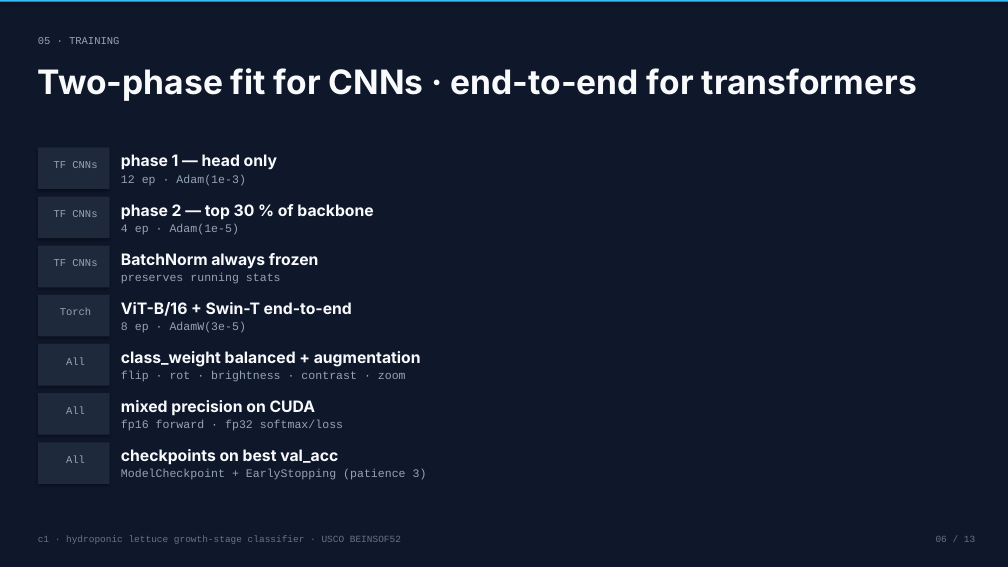
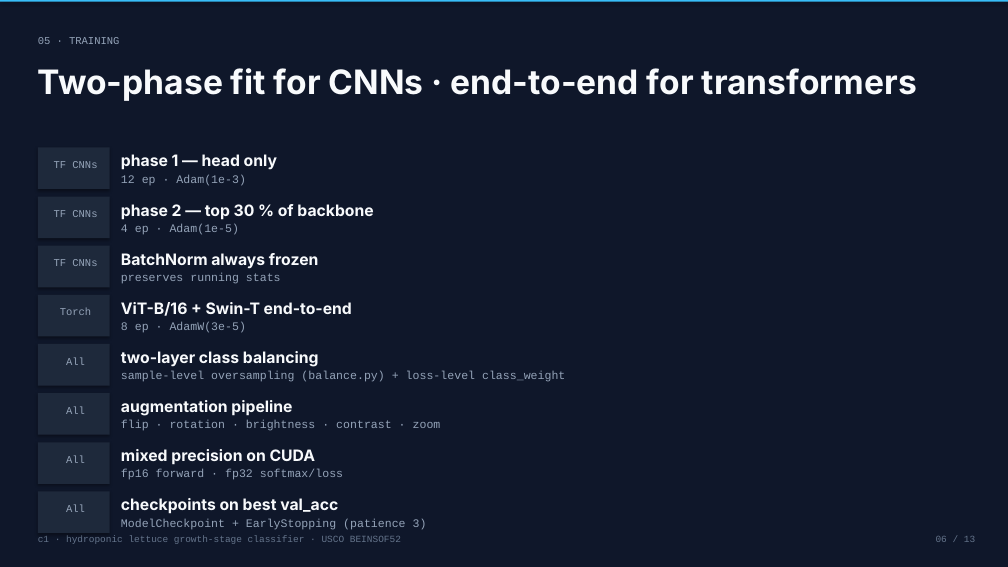
Before and after one commit to jbeleno/c1-lettuce-classifier, a slide deck: slide 6 of docs/exports/slides.pptx. Drawn at 1008x567 pixels with LibreOffice and Linux fonts; fonts in the diff are those of the drawing. Boxes give left, top, right and bottom in pixels: in the first picture for what was removed or moved away, otherwise in the second. Text is boxed around its words. In the diff, an @@ line names an element or a change of style, - is before the commit and + after.

```diff
--- a/docs/exports/slides.pptx
+++ b/docs/exports/slides.pptx
@@ text at (121, 351, 319, 367): text changed @@
-class_weight balanced + augmentation
+two-layer class balancing
@@ text at (121, 371, 565, 382): text changed @@
-flip · rot · brightness · contrast · zoom
+sample-level oversampling (balance.py) + loss-level class_weight
@@ text added at (121, 400, 292, 416), 15 pt, text #F8FAFC, bold @@
+augmentation pipeline
@@ text added at (121, 420, 441, 431), 11 pt, text #94A3B8 @@
+flip · rotation · brightness · contrast · zoom
@@ rectangle added at (38, 492, 110, 533), fill #1E293B @@
@@ text added at (66, 505, 85, 512), 10 pt, text #94A3B8 @@
+All
@@ 4 texts: place and size @@
-4 texts at (121, 400, 427, 480)
+4 texts at (121, 449, 427, 530)
```
Also in this commit, not shown: 21 other files.
